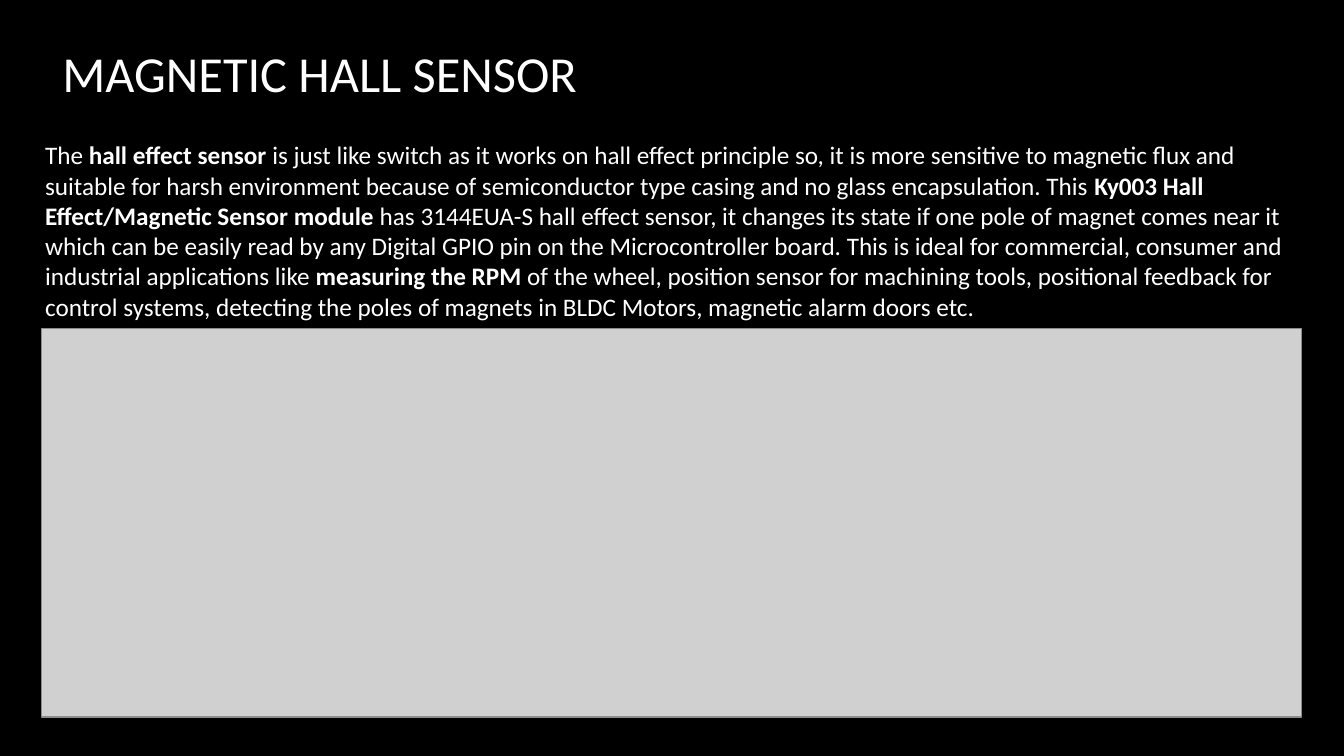
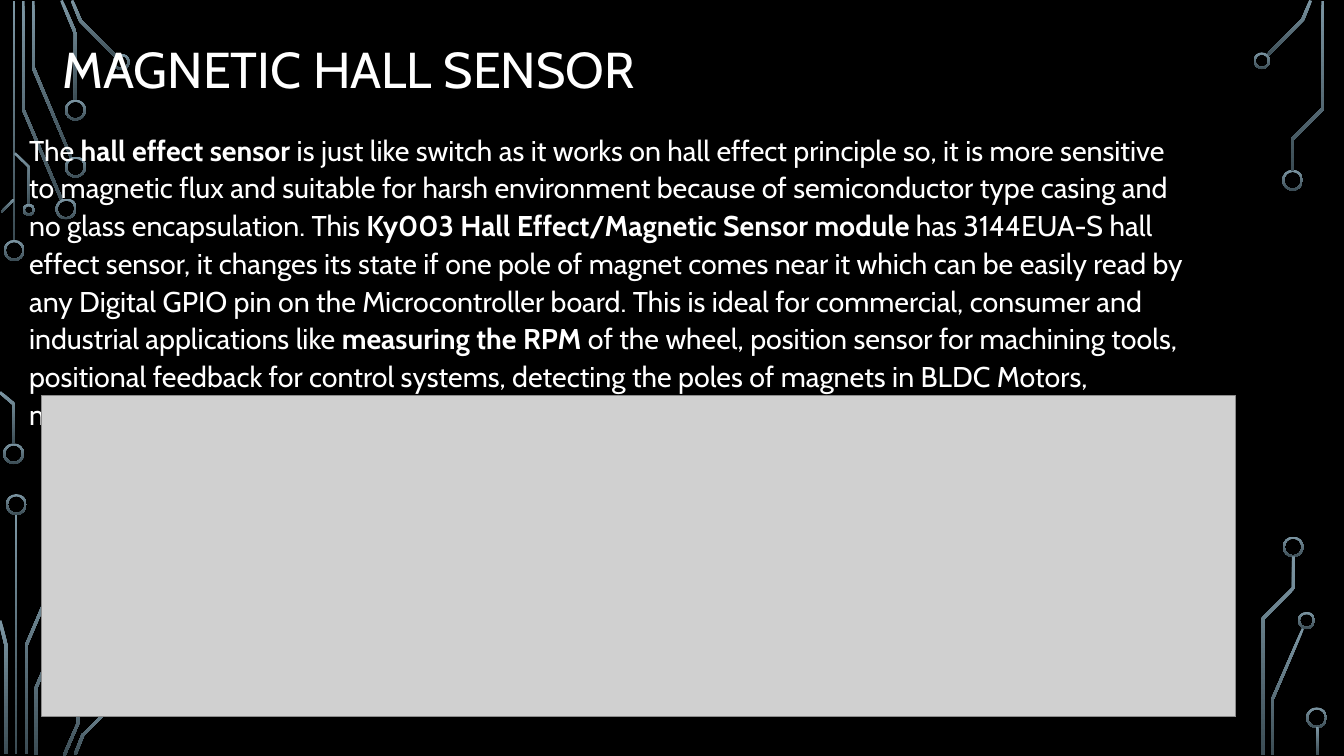
Before and after one commit to Saishivareddy/Smart-Metal-Detection, a slide deck: slide 10 of smart METAL Detector.pptx. Drawn at 1344x756 pixels with LibreOffice and Linux fonts; fonts in the diff are those of the drawing; grey boxes stand for pictures; background and template pictures are left out. Boxes give left, top, right and bottom in pixels: in the first picture for what was removed or moved away, otherwise in the second. Text is boxed around its words. In the diff, an @@ line names an element or a change of style, - is before the commit and + after.

```diff
--- a/smart METAL Detector.pptx
+++ b/smart METAL Detector.pptx
@@ title "MAGNETIC HALL SENSOR" at bbox=[62, 46, 635, 99]: font Calibri to Cabin; line spacing 1 to 0.9 @@
@@ text "The hall effect sensor is ...": place and size @@
-text "The hall effect sensor is ..." at bbox=[45, 146, 1282, 321]
+text "The hall effect sensor is ..." at bbox=[29, 137, 1183, 432]
@@ text "The hall effect sensor is ..." at bbox=[29, 137, 1183, 432]: size 18 to 20.4 pt, font Calibri to Cabin; line spacing 1 to 1.1; vertical alignment middle to top @@
@@ picture: place and size @@
-picture at bbox=[42, 329, 1303, 717]
+picture at bbox=[42, 396, 1236, 718]
@@ group added at bbox=[0, 0, 1328, 756]: 29 freeform shapes, 3 rectangles @@
```
Also in this commit, not shown: 9 other slides changed, 10 slides added, 2 slides removed.
